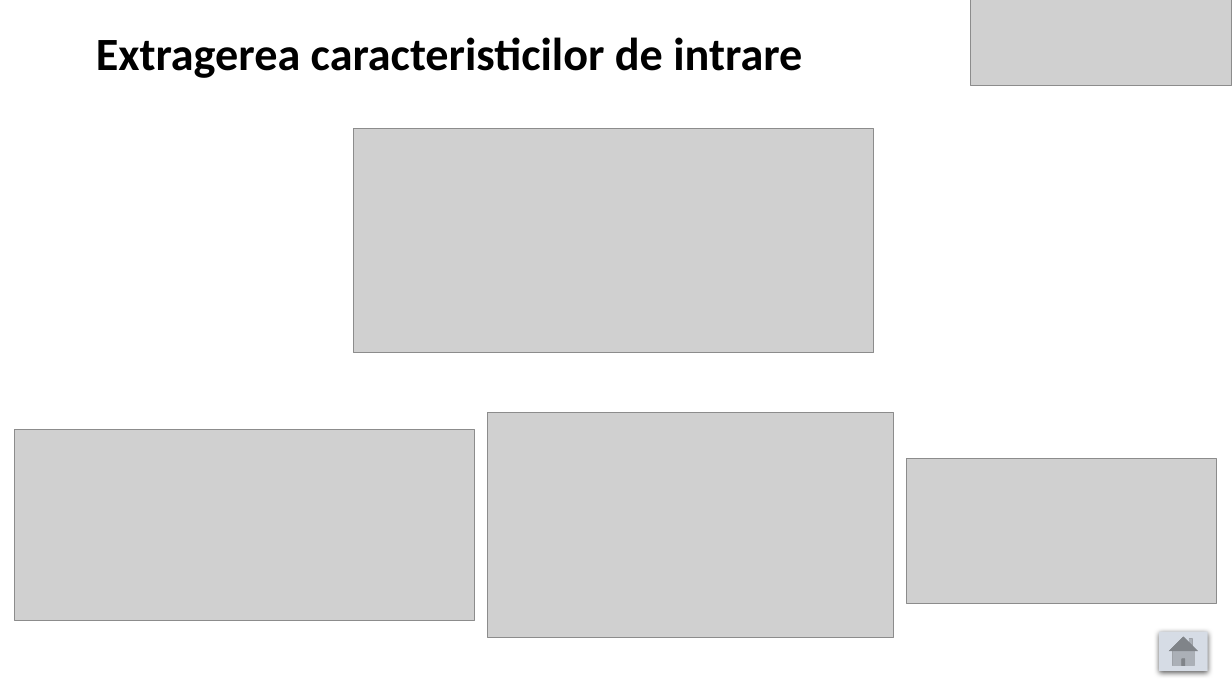
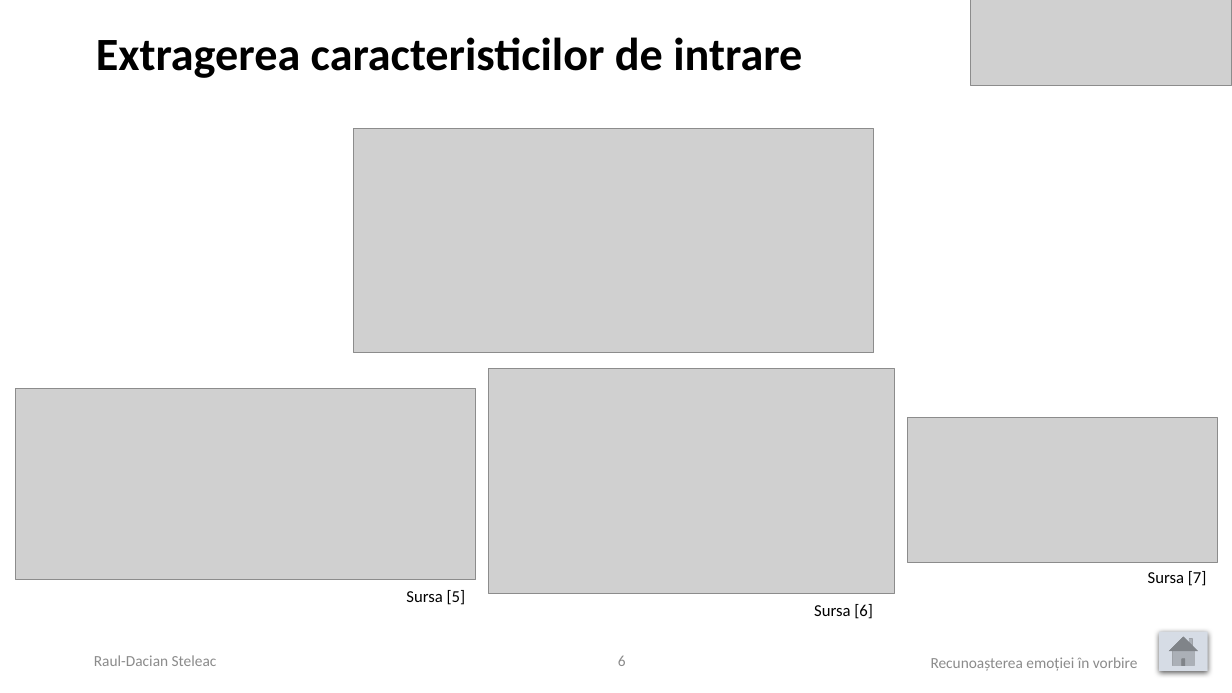
Before and after one commit to raulsteleac/Speech_Emotion_Recognition, a slide deck: slide 6 of LucrareLicenta/PrezentareLucrare.pptx (slide 9 before the commit). Drawn at 1232x693 pixels with LibreOffice and Linux fonts; fonts in the diff are those of the drawing; grey boxes stand for pictures; background and template pictures are left out. Boxes give left, top, right and bottom in pixels: in the first picture for what was removed or moved away, otherwise in the second. Text is boxed around its words. In the diff, an @@ line names an element or a change of style, - is before the commit and + after.

```diff
--- a/LucrareLicenta/PrezentareLucrare.pptx
+++ b/LucrareLicenta/PrezentareLucrare.pptx
@@ picture: place and size @@
-picture at (15, 430, 475, 621)
+picture at (16, 388, 476, 579)
@@ picture: place and size @@
-picture at (488, 412, 894, 638)
+picture at (489, 369, 895, 594)
@@ picture: place and size @@
-picture at (907, 458, 1216, 604)
+picture at (908, 418, 1217, 563)
@@ text added at (406, 590, 466, 605), 13 pt, text #000000 @@
+Sursa [5]
@@ text added at (1148, 571, 1207, 586), 13 pt, text #000000 @@
+Sursa [7]
@@ text added at (814, 604, 873, 619), 13 pt, text #000000 @@
+Sursa [6]
@@ text added at (94, 655, 217, 666), 12 pt, text #8C8C8C @@
+Raul-Dacian Steleac
@@ page number added at (618, 656, 626, 666), 12 pt, text #8C8C8C @@
+6
@@ text added at (931, 657, 1138, 671), 12 pt, text #8C8C8C @@
+Recunoașterea emoției în vorbire
```
Also in this commit, not shown: 9 other slides changed, 2 slides added, 5 slides removed, 1 other file.
